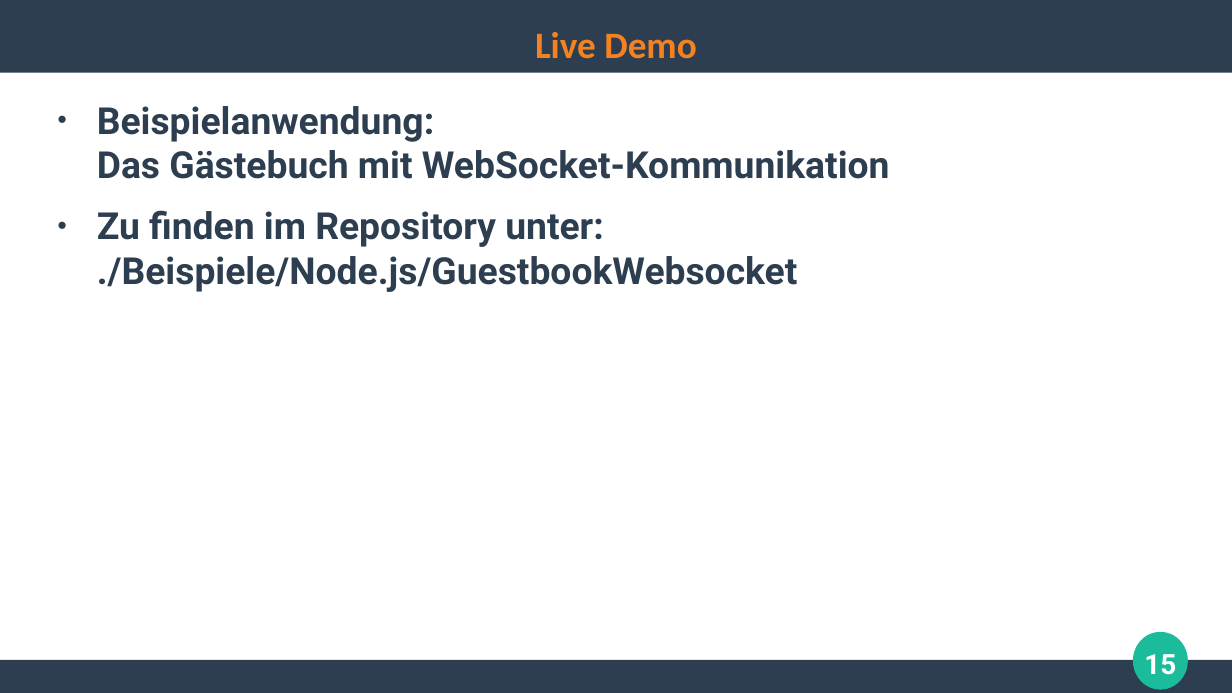
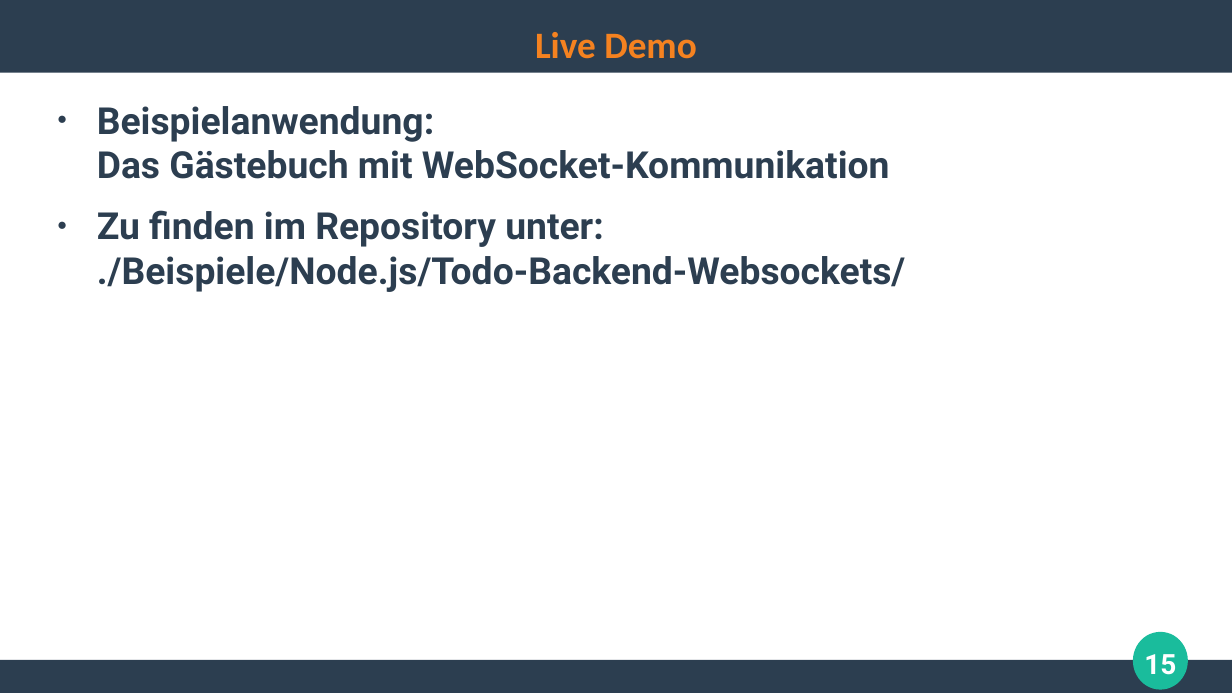
Before and after one commit to ghandmann/HS-AlbSig-WebAnwendungen2, a slide deck: slide 15 of Kapitel/08_WebSockets.odp. Drawn at 1232x693 pixels with LibreOffice and Linux fonts; fonts in the diff are those of the drawing. Boxes give left, top, right and bottom in pixels: in the first picture for what was removed or moved away, otherwise in the second. Text is boxed around its words. In the diff, an @@ line names an element or a change of style, - is before the commit and + after.

Commit message:
update example mention

```diff
--- a/Kapitel/08_WebSockets.odp
+++ b/Kapitel/08_WebSockets.odp
@@ text at bbox=[97, 210, 906, 292]: text changed @@
-● Zu finden im Repository unter:
-  ./Beispiele/Node.js/GuestbookWebsocket
+● Zu finden im Repository unter:
+  ./Beispiele/Node.js/Todo-Backend-Websockets/
```
